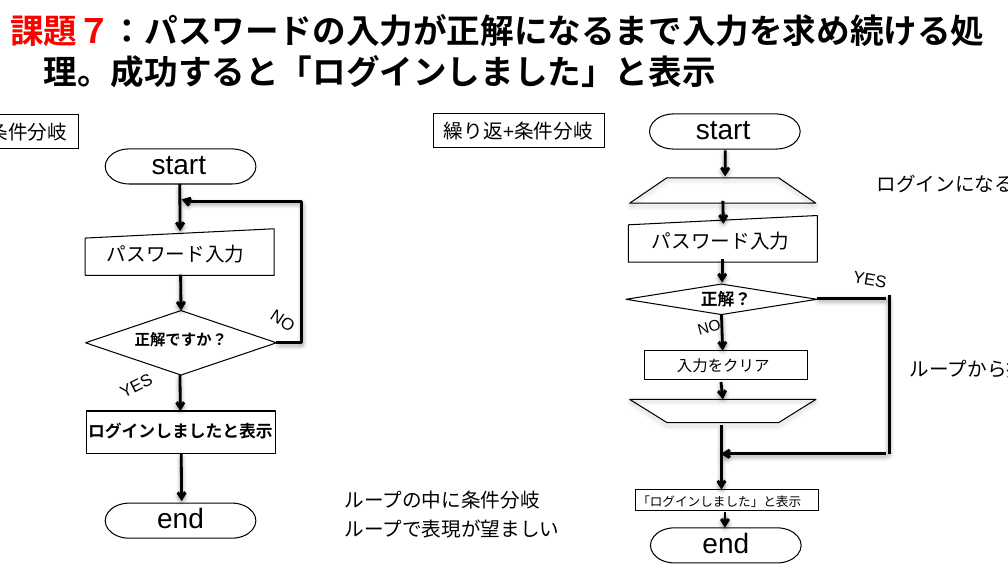
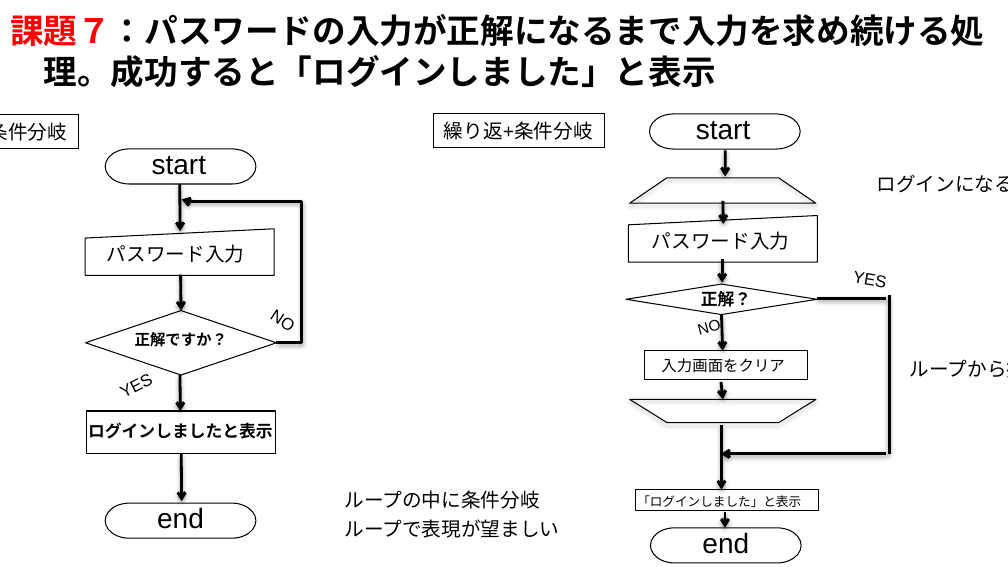
Before and after one commit to Taka-Haru/Challenge, a slide deck: slide 7 of challenge_0/Flowchart .pptx. Drawn at 1008x567 pixels with LibreOffice and Linux fonts; fonts in the diff are those of the drawing. Boxes give left, top, right and bottom in pixels: in the first picture for what was removed or moved away, otherwise in the second. Text is boxed around its words. In the diff, an @@ line names an element or a change of style, - is before the commit and + after.

```diff
--- a/challenge_0/Flowchart .pptx
+++ b/challenge_0/Flowchart .pptx
@@ text at [661,358,784,373]: text changed @@
-入力をクリア
+入力画面をクリア
```
Also in this commit, not shown: 3 other slides changed.
